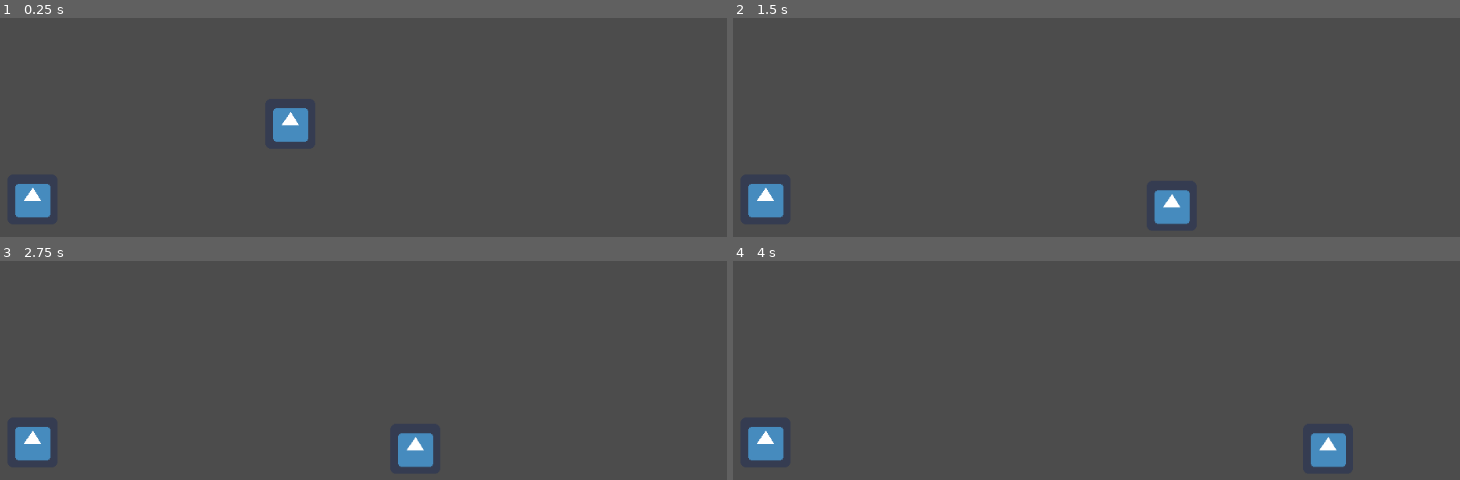
Above: before the commit, frames 1-4 (two rows, left to right).
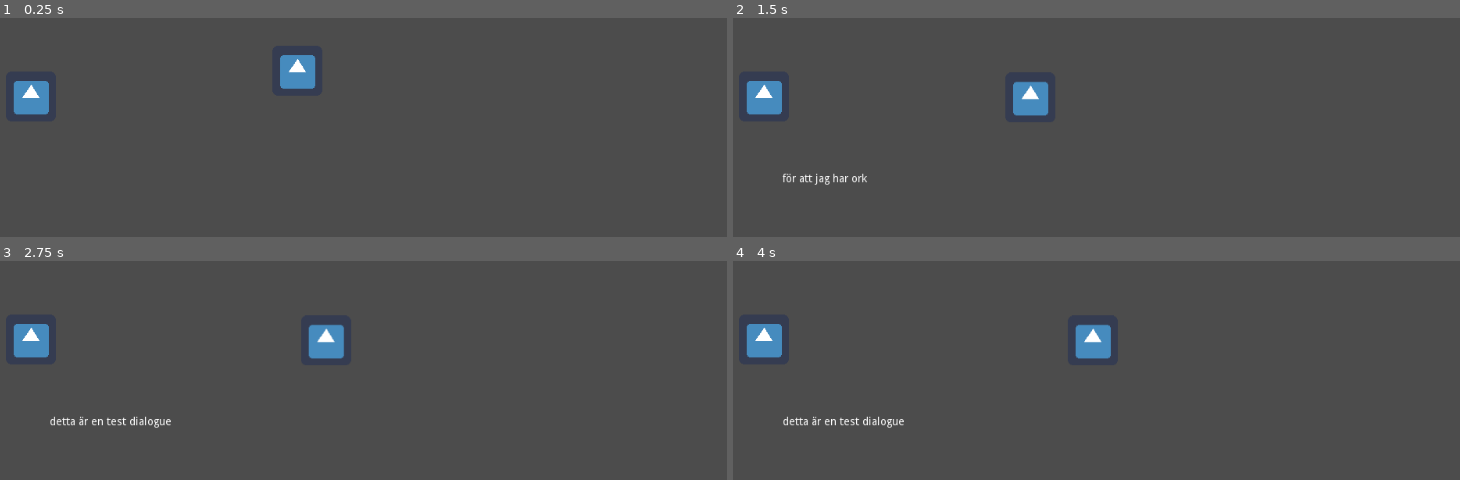
Above: after the commit, the same moments.

Repository: h19BeMa/Dream
Game: Godot game, scene res://Main.tscn
The game is run twice, just before and just after one commit, with the same random seed, the same clock (stepped at 60 frames per second) and the same inputs. The engine's default icon, where the game draws it, is replaced by a stand-in: a white triangle on a blue panel in a dark square.
Inputs:
- Up to frame 1 (0.25 s): no input
- Up to frame 2 (1.5 s): tap Enter (ui_accept) at 0.5, 1.35 s; hold Enter (ui_accept) 0.53-1.28 s; hold Right (ui_right) from 0.53 s (still down)
- Up to frame 3 (2.75 s): tap Enter (ui_accept) at 1.52, 1.82 s; release Right (ui_right) at 2.03 s; hold Left (ui_left) from 2.03 s (still down); hold Enter (ui_accept) from 2.03 s (still down)
- Up to frame 4 (4 s): release Left (ui_left) at 2.78 s; release Enter (ui_accept) at 2.78 s; hold Right (ui_right) from 2.78 s (still down); tap Enter (ui_accept) at 2.85, 3.02, 3.32 s; hold Enter (ui_accept) from 3.53 s (still down)

The runs differ from the first frame. In frame 1, 3.0% of the frame differs, in the area x 1-44%, y 16-92%; in frame 2, 3.3%; in frame 3, 3.4%, in the area x 1-60%, y 28-95%; in frame 4, 3.4%.

Commit message:
dialog box färdig

Diff:
--- a/KinematicBody2D.gd
+++ b/KinematicBody2D.gd
@@ -2,9 +2,9 @@
 
 const GRAVITY = 15
 const JUMP = -250
-const SPEED = 200
 const FLOOR = Vector2(0, -1)
 
+var SPEED = 200
 var on_ground = false
 
 var velocity = Vector2()
@@ -42,9 +42,12 @@
 
 
 
-	if Input.is_action_pressed("ui_accept") && entered == true:
-		get_node("../items").interact()
+	if Input.is_action_just_pressed("ui_accept") && entered == true:
+		get_node("../items/item1").interact()
 
 
 func _on_Area2D_body_entered(body):
 	entered = true
+
+func _on_Area2D_body_exited(body):
+	entered = false
--- a/Main.tscn
+++ b/Main.tscn
@@ -2,7 +2,7 @@
 
 [ext_resource path="res://player.tscn" type="PackedScene" id=1]
 [ext_resource path="res://icon.png" type="Texture" id=2]
-[ext_resource path="res://items.gd" type="Script" id=3]
+[ext_resource path="res://dialogueScript.gd" type="Script" id=4]
 
 [sub_resource type="RectangleShape2D" id=1]
 extents = Vector2( 534, 29 )
@@ -13,10 +13,10 @@
 [node name="Main" type="Node2D"]
 
 [node name="player" parent="." instance=ExtResource( 1 )]
-position = Vector2( 465, 321 )
+position = Vector2( 474, 253 )
 
 [node name="StaticBody2D" type="StaticBody2D" parent="."]
-position = Vector2( 515.65, 516.878 )
+position = Vector2( 507.65, 377.878 )
 __meta__ = {
 "_edit_group_": true
 }
@@ -25,28 +25,29 @@
 shape = SubResource( 1 )
 
 [node name="items" type="Node2D" parent="."]
-script = ExtResource( 3 )
 
 [node name="RichTextLabel" type="RichTextLabel" parent="items"]
-margin_left = 173.0
-margin_top = 29.0
-margin_right = 833.0
-margin_bottom = 259.0
+margin_left = 157.0
+margin_top = 415.0
+margin_right = 817.0
+margin_bottom = 588.0
 __meta__ = {
 "_edit_use_anchors_": false
 }
 
-[node name="Area2D" type="Area2D" parent="items"]
-position = Vector2( 135, 448 )
+[node name="item1" type="Area2D" parent="items"]
+position = Vector2( 133, 316 )
+script = ExtResource( 4 )
 __meta__ = {
 "_edit_group_": true
 }
 
-[node name="CollisionShape2D" type="CollisionShape2D" parent="items/Area2D"]
+[node name="CollisionShape2D" type="CollisionShape2D" parent="items/item1"]
 shape = SubResource( 2 )
 
-[node name="Sprite" type="Sprite" parent="items/Area2D"]
+[node name="Sprite" type="Sprite" parent="items/item1"]
 texture = ExtResource( 2 )
-[connection signal="body_entered" from="items/Area2D" to="player" method="_on_Area2D_body_entered"]
+[connection signal="body_entered" from="items/item1" to="player" method="_on_Area2D_body_entered"]
+[connection signal="body_exited" from="items/item1" to="player" method="_on_Area2D_body_exited"]
 
 [editable path="player"]
--- a/data/dialogue.json
+++ b/data/dialogue.json
@@ -1,3 +1,5 @@
 {
-        "001" : {"Name" : "someone", "expression" : "neutral", "text" : "detta är en test dialogue"}
+        "1" : {"Name" : "someone", "expression" : "neutral", "text" : "detta är en test dialogue"},
+        "2" : {"Name" : "someone", "expression" : "neutral", "text" : "för att jag har ork"},
+        "3" : {"Name" : "someone", "expression" : "neutral", "text" : "så det så"}
 }
--- /dev/null
+++ b/dialogueScript.gd
@@ -0,0 +1,54 @@
+extends Area2D
+class_name DialogueAction
+
+onready var movement = get_node("../../player")
+onready var text_label = get_node("../RichTextLabel")
+
+var dia_index = 1
+
+
+export (String, FILE, "*.json") var dialogue_file_path : String
+var dpath = "data/dialogue.json"
+var dialogue : Dictionary
+
+func _ready():
+	text_label.hide()
+	dialogue = load_dialogue(dpath)
+
+func interact() -> void:
+	if dialogue.size() > 1:
+		text_label.visible == false
+		movement.SPEED = 0
+		text_label.show()
+
+		if dia_index != dialogue.size() + 1:
+			text_label.text = dialogue[str(dia_index)]["text"]
+			dia_index += 1
+		else:
+			dia_index = 1
+			text_label.hide()
+			movement.SPEED = 200
+
+
+	elif dialogue.size() == 1:
+		text_label.visible == false
+		movement.SPEED = 0
+		text_label.show()
+		text_label.text = dialogue["1"]["text"]
+
+	else:
+		text_label.hide()
+		movement.SPEED = 200
+
+
+
+
+func load_dialogue(file_path) -> Dictionary:
+
+	var file = File.new()
+	assert(file.file_exists(file_path))
+
+	file.open(file_path, file.READ)
+	var dialogue = parse_json(file.get_as_text())
+	assert(dialogue.size() > 0)
+	return dialogue
--- a/items.gd
+++ b/items.gd
@@ -1,23 +0,0 @@
-extends Node2D
-class_name DialogueAction
-
-onready var text_label = get_node("RichTextLabel")
-
-export (String, FILE, "*.json") var dialogue_file_path : String
-var dpath = "data/dialogue.json"
-
-func interact() -> void:
-	var dialogue : Dictionary = load_dialogue(dpath)
-	text_label.text = dialogue["001"]["text"]
-
-
-
-func load_dialogue(file_path) -> Dictionary:
-
-	var file = File.new()
-	assert(file.file_exists(file_path))
-
-	file.open(file_path, file.READ)
-	var dialogue = parse_json(file.get_as_text())
-	assert(dialogue.size() > 0)
-	return dialogue
--- a/project.godot
+++ b/project.godot
@@ -9,10 +9,10 @@
 config_version=4
 
 _global_script_classes=[ {
-"base": "Node2D",
+"base": "Area2D",
 "class": "DialogueAction",
 "language": "GDScript",
-"path": "res://items.gd"
+"path": "res://dialogueScript.gd"
 } ]
 _global_script_class_icons={
 "DialogueAction": ""
